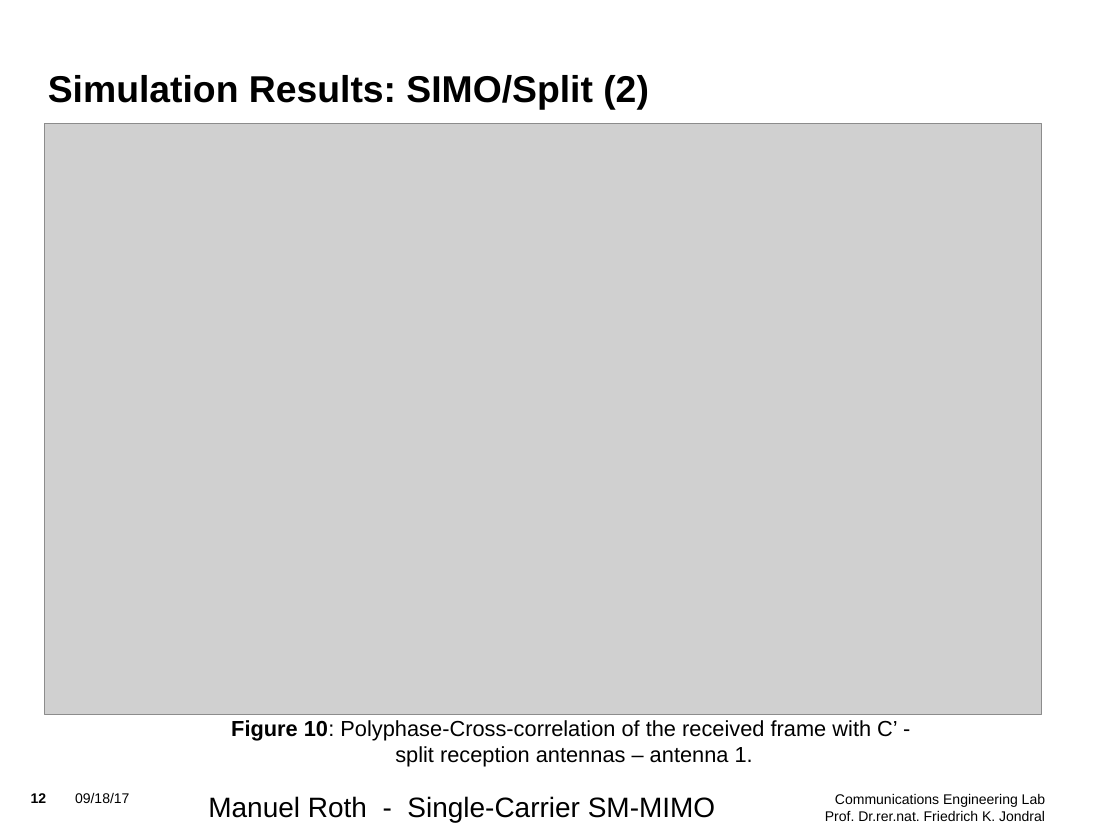
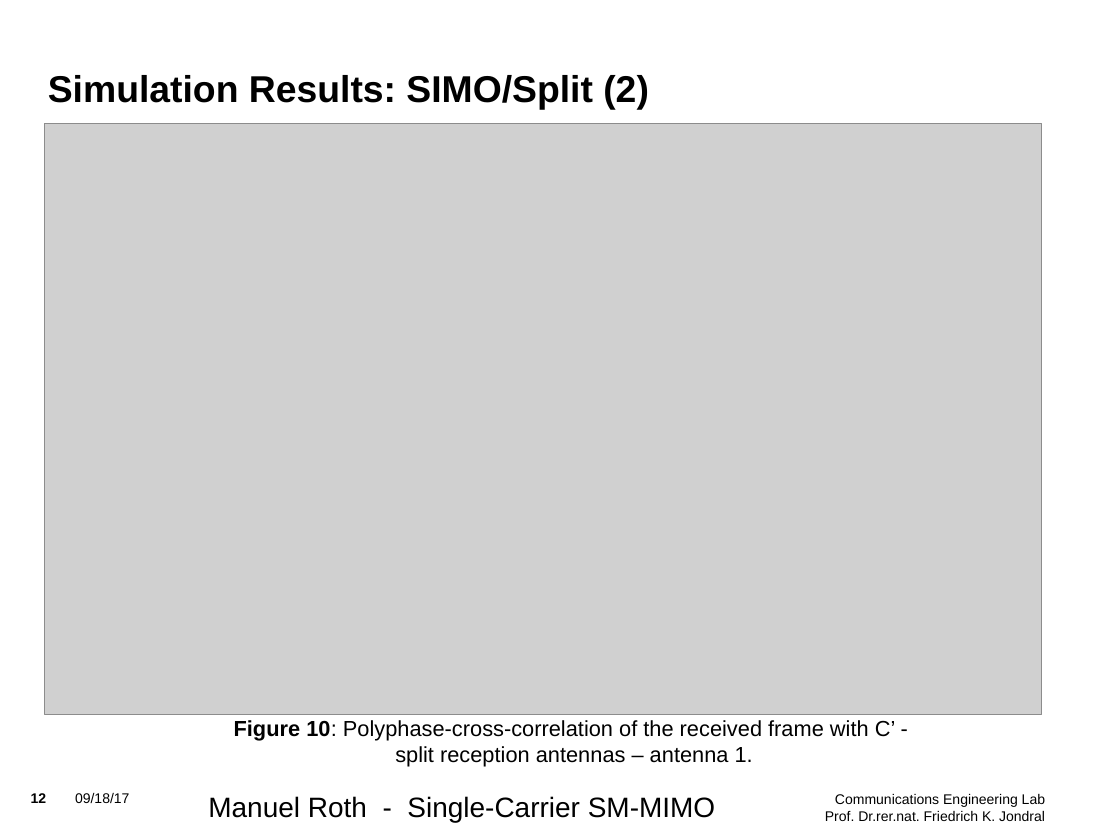
Before and after one commit to mnxx/sc-sm-transceiver, a slide deck: slide 12 of presentations/Update_3.odp. Drawn at 1120x840 pixels with LibreOffice and Linux fonts; fonts in the diff are those of the drawing; grey boxes stand for pictures; background and template pictures are left out. Boxes give left, top, right and bottom in pixels: in the first picture for what was removed or moved away, otherwise in the second. Text is boxed around its words. In the diff, an @@ line names an element or a change of style, - is before the commit and + after.

Commit message:
Fix presentation 'Update 3'.

```diff
--- a/presentations/Update_3.odp
+++ b/presentations/Update_3.odp
@@ text at (234,720,896,741): text changed @@
-Figure 10: Polyphase-Cross-correlation of the received frame with C’ -
+Figure 10: Polyphase-cross-correlation of the received frame with C’ -
```
Also in this commit, not shown: 3 other slides changed, 1 other file.
